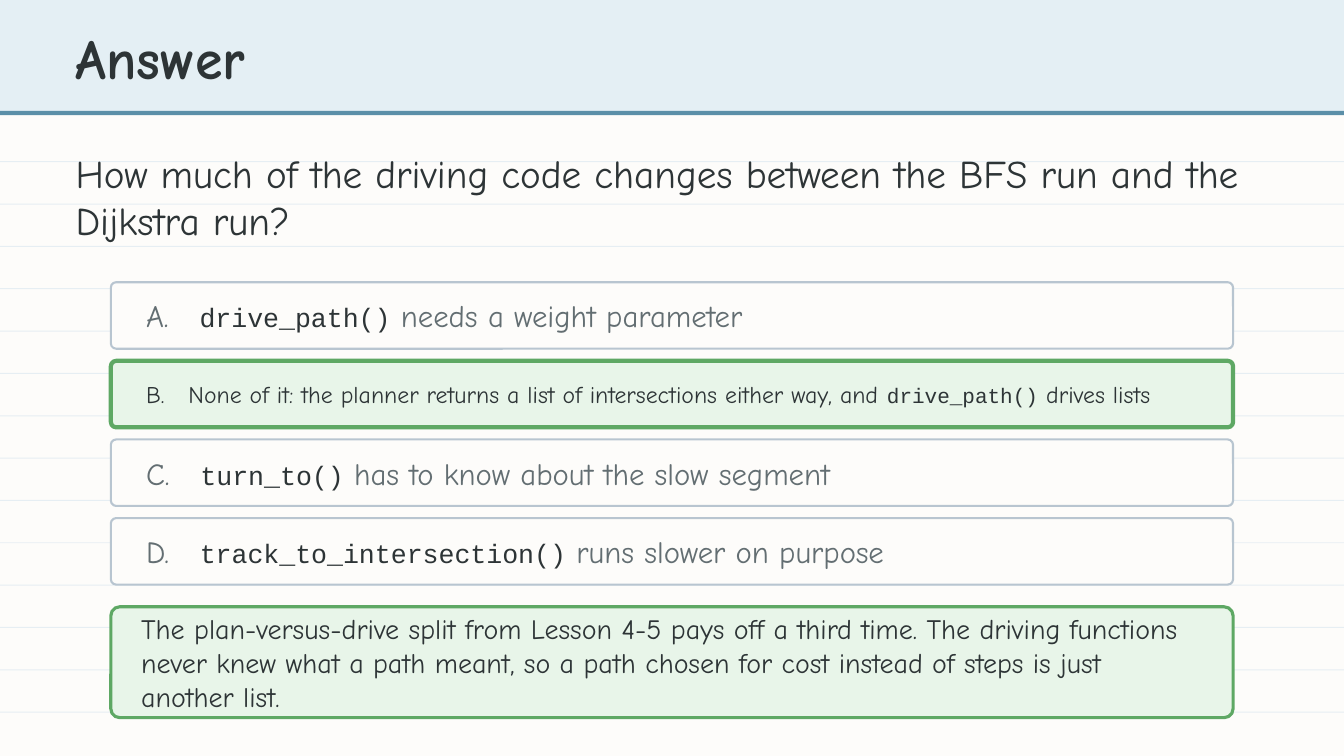
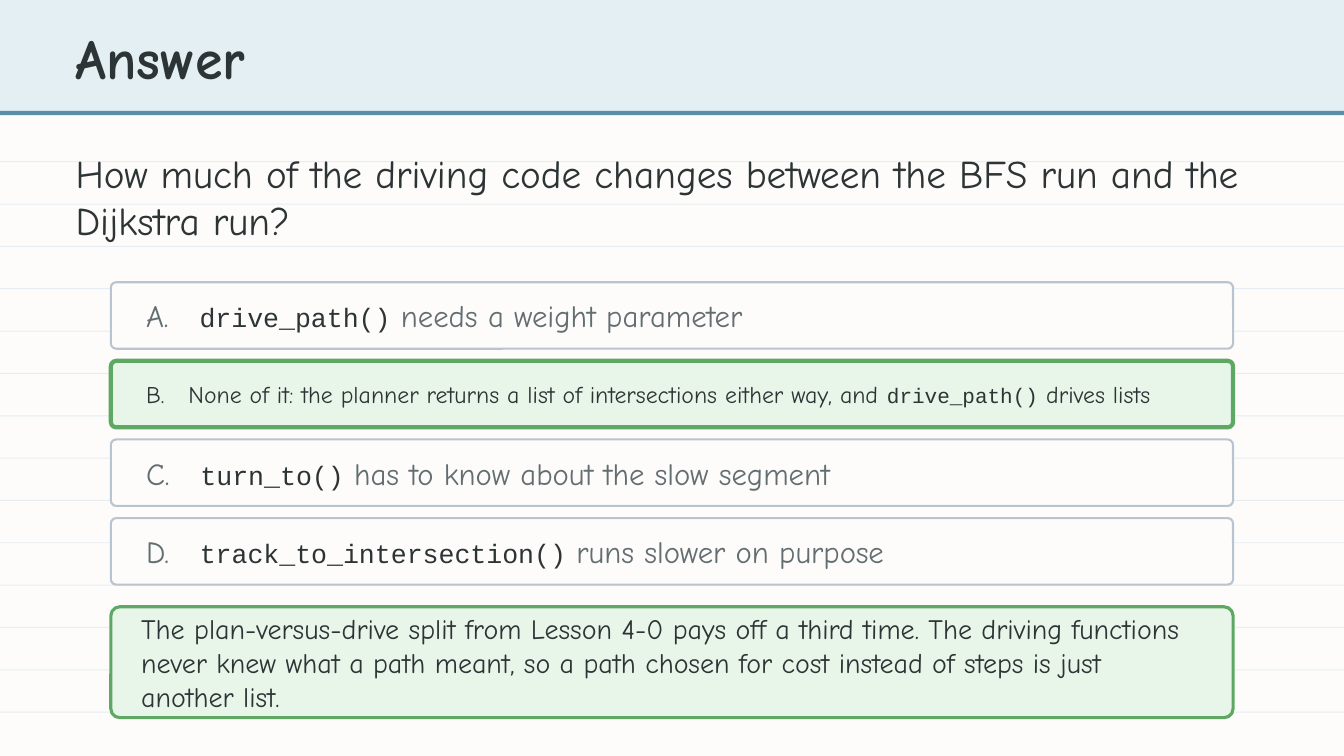
Before and after one commit to bradamiller/LearningPython, a slide deck: slide 10 of static/slides/module-06-dijkstra/module-6-lesson-04-drive-it.pptx. Drawn at 1344x756 pixels with LibreOffice and Linux fonts; fonts in the diff are those of the drawing. Boxes give left, top, right and bottom in pixels: in the first picture for what was removed or moved away, otherwise in the second. Text is boxed around its words. In the diff, an @@ line names an element or a change of style, - is before the commit and + after.

```diff
--- a/static/slides/module-06-dijkstra/module-6-lesson-04-drive-it.pptx
+++ b/static/slides/module-06-dijkstra/module-6-lesson-04-drive-it.pptx
@@ text at box(141, 620, 1179, 708): text changed @@
-The plan-versus-drive split from Lesson 4-5 pays off a third time. The driving functions never knew what a path meant, so a path chosen for cost instead of steps is just another list.
+The plan-versus-drive split from Lesson 4-0 pays off a third time. The driving functions never knew what a path meant, so a path chosen for cost instead of steps is just another list.
```
Also in this commit, not shown: 5 other files.
